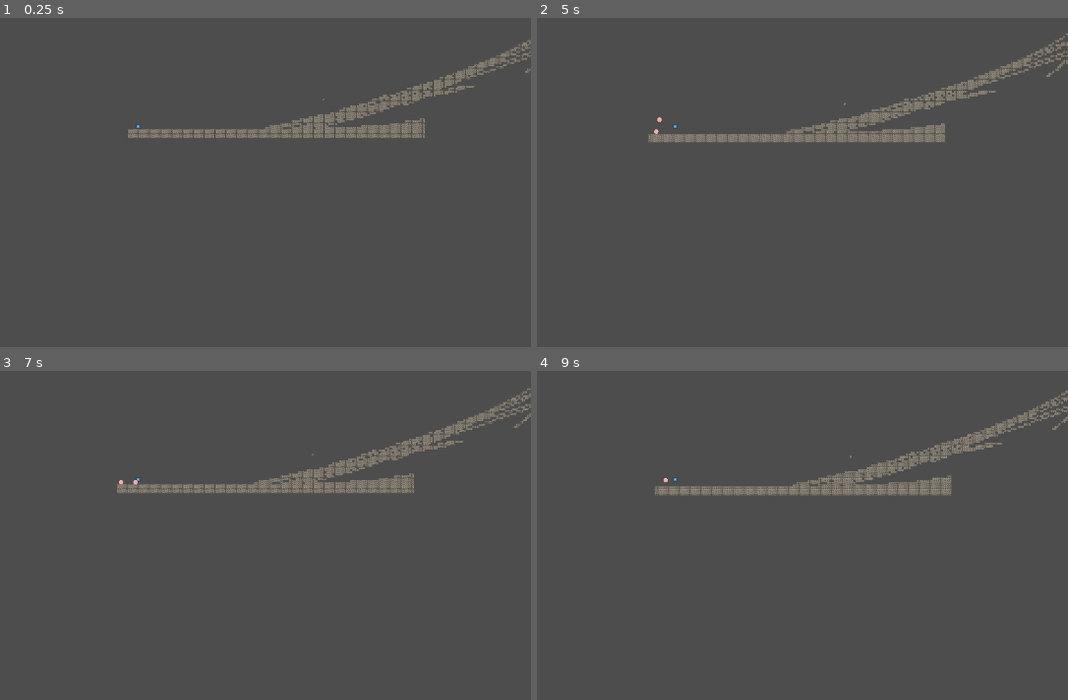
Above: before the commit, frames 1-4 (two rows, left to right).
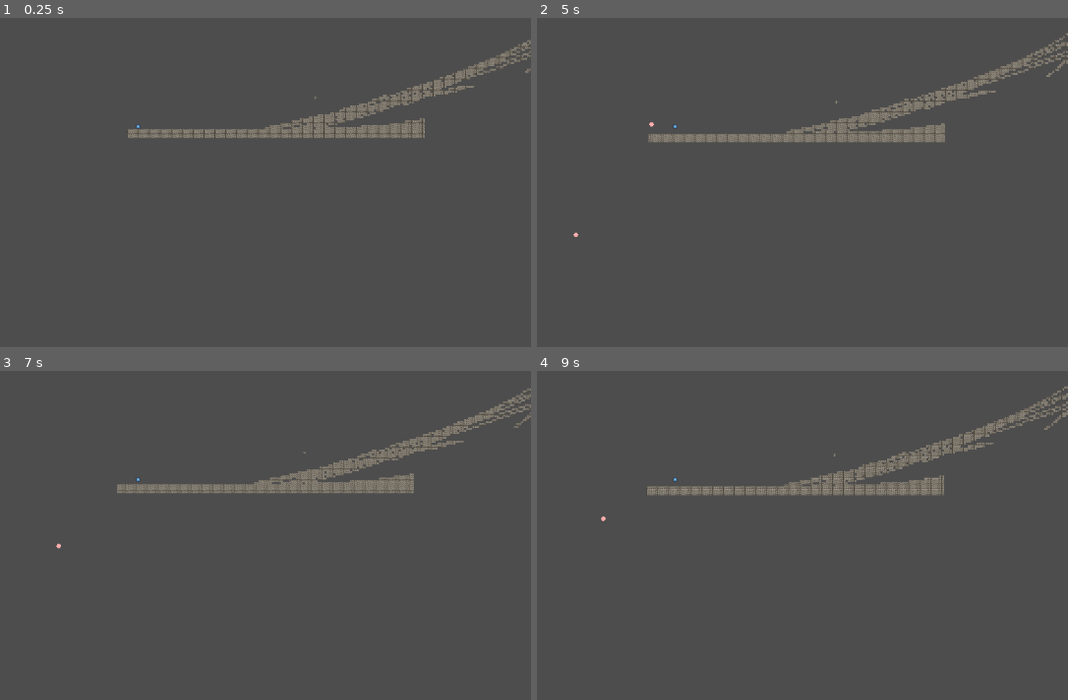
Above: after the commit, the same moments.

Repository: Sogrief/stairs
Game: Godot game, scene res://scenes/level/main.tscn
Two runs of this game, one before a commit and one after it. Both use one fixed random seed, a clock stepped at 60 frames per second and the inputs below. The engine's default icon, where the game draws it, is replaced by a stand-in: a white triangle on a blue panel in a dark square.
Inputs (mouse positions are in pixels of both pictures, inside the frame that each line leads up to):
- Up to frame 1 (0.25 s): no input
- Up to frame 2 (5 s): hold Right (move_right) 0.53-2.03 s; tap Up (jump) at 0.77, 1.52, 3.02, 3.77, 4.52 s; hold Left (move_left) 2.03-2.78 s; hold Right (move_right) 2.78-4.28 s; hold Left (move_left) from 4.28 s (still down)
- Up to frame 3 (7 s): release Left (move_left) at 5.03 s; hold Right (move_right) 5.03-5.78 s; hold Left (move_left) from 5.78 s (still down); tap Up (jump) at 6.02, 6.77 s
- Up to frame 4 (9 s): release Left (move_left) at 7.25 s; click (675, 522) at 7.25 s, where only the run before the commit has a clickable "retry"; tap Enter at 8 s; hold Right (move_right) from 8.03 s (still down); tap Up (jump) at 8.27 s

The runs differ from the first frame. In frame 1, less than 0.1% of the frame differs, in the area x 59-62%, y 23-26%; in frame 2, less than 0.1%; in frame 3, 0.9%; in frame 4, 1.7%, in the area x 12-100%, y 4-46%.

Commit message:
ajout d'une première impulsion de base aux projectiles

Diff:
--- a/scenes/level/main.tscn
+++ b/scenes/level/main.tscn
@@ -9,7 +9,7 @@
 
 [sub_resource type="Curve2D" id="Curve2D_5dean"]
 _data = {
-"points": PackedVector2Array(0, 0, 0, 0, 715, 173, 0, 0, 0, 0, 2669, 152, 0, 0, 0, 0, 433 …(237 unchanged characters)…
+"points": PackedVector2Array(0, 0, 0, 0, 408, 186, 0, 0, 0, 0, 2669, 152, 0, 0, 0, 0, 433 …(237 unchanged characters)…
 }
 point_count = 12
 
@@ -81,12 +81,13 @@
 
 [node name="path_2d" type="Path2D" parent="."]
 unique_name_in_owner = true
+position = Vector2(-4, -126)
 curve = SubResource("Curve2D_5dean")
 
 [node name="path_follow_2d" type="PathFollow2D" parent="path_2d"]
 unique_name_in_owner = true
-position = Vector2(715, 173)
-rotation = -0.0107468
+position = Vector2(408, 186)
+rotation = -0.0150365
 
 [node name="projectile_launcher" type="Sprite2D" parent="path_2d/path_follow_2d"]
 unique_name_in_owner = true
--- a/scenes/level/scripts/spawn_projectiles.gd
+++ b/scenes/level/scripts/spawn_projectiles.gd
@@ -14,19 +14,20 @@
 func _ready():
 	path_points = get_all_points_from_path() # récupération de tous les points du path2D
 	closest_point = get_closest_path_point(path_points, player_position) # récupération du point le plus proche du joueur
+	self.global_position = projectile_launcher.global_position # initialisation de la position du spawn de projectile avec celle du canon
 
 func _process(delta):
 	#------------------- position du spawner de projectiles -------------------
 	player_position = player.global_position # récupération de la position du joueur
 
+	var player_distance = path.curve.get_closest_offset(closest_point) # distance approximative parcourue par le joueur
+	var progress_ratio = player_distance / path.curve.get_baked_length() # progress ratio approximatif du joueur
+
+	path_follow.progress_ratio = progress_ratio + 0.2 # mise à jour de la position du lanceur
+
 	if closest_point != get_closest_path_point(path_points, player_position): # si le point le plus proche a changé
 		self.global_position = projectile_launcher.global_position # mise à jour de la position du spawn des projectiles
 		closest_point = get_closest_path_point(path_points, player_position) # mise à jour du point le plus proche
-
-	var player_distance = path.curve.get_closest_offset(closest_point) # distance approximative parcourue par le joueur
-	var progress_ratio = player_distance / path.curve.get_baked_length() # progress ratio approximatif du joueur
-
-	path_follow.progress_ratio = progress_ratio + 0.2 # mise à jour de la position du spawner
 
 	#------------------- spawn des projectiles -------------------
 	timer -= delta
@@ -37,7 +38,9 @@
 		# ajout d'un nouveau projectile
 		var projectile_instance = projectile.instantiate() # création d'une instance du projectile
 		get_tree().current_scene.add_child(projectile_instance) # ajout du projectile à la scène
-		projectile_instance.global_position = self.global_position # spécifie la position du projectile égale à celle du canon
+		projectile_instance.global_position = self.global_position # spécifie la position du projectile égale à celle du spawner
+		var impulse = Vector2(-1000, 0)
+		projectile_instance.apply_impulse(impulse)
 
 #------------------- fonction qui retourne les coordonnées du point le plus proche -------------------
 func get_closest_path_point(points : Array, player_pos : Vector2) -> Vector2:
@@ -48,7 +51,6 @@
 		distances_from_player.append(distance) # ajout de chaque distance dans un tableau
 
 	return points[distances_from_player.find(distances_from_player.min())] # retourne les coordonnées du point le plus proche du joueur
-
 
 #------------------- fonction qui récupère les coordonnées des points du Path 2D -------------------
 func get_all_points_from_path() -> Array:
--- a/scenes/player/scripts/player.gd
+++ b/scenes/player/scripts/player.gd
@@ -20,7 +20,7 @@
 		jump_count = 0
 		velocity.y = JUMP_VELOCITY
 
-	var direction : int = Input.get_axis("move_left", "move_right")
+	var direction = Input.get_axis("move_left", "move_right")
 
 	if direction:
 		velocity.x = direction * SPEED
